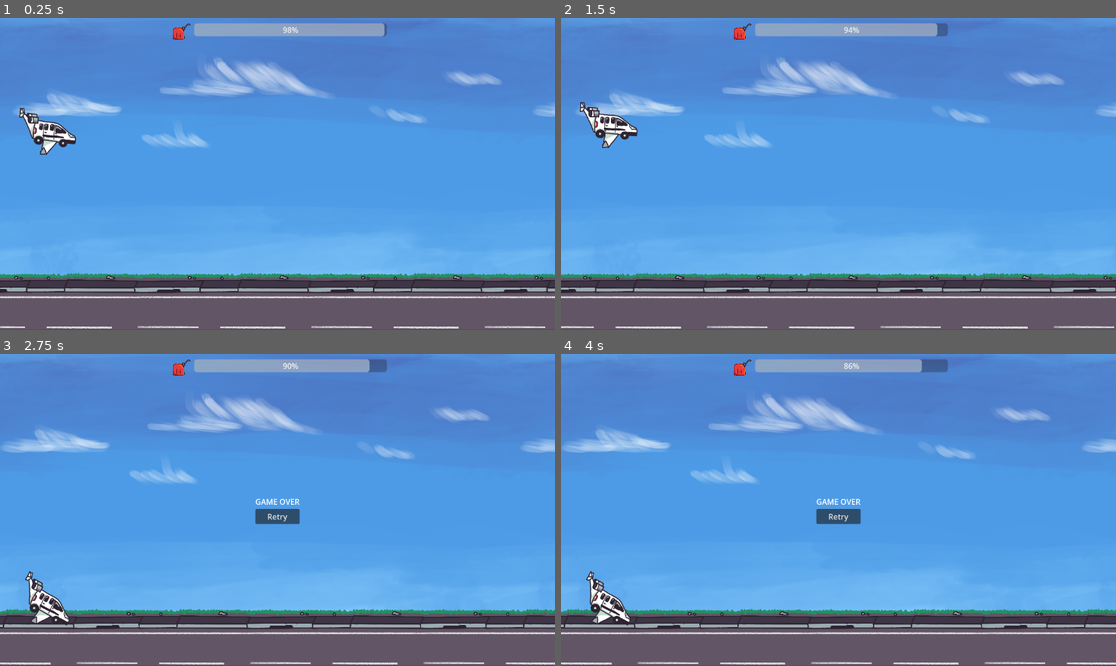
Above: before the commit, frames 1-4 (two rows, left to right).
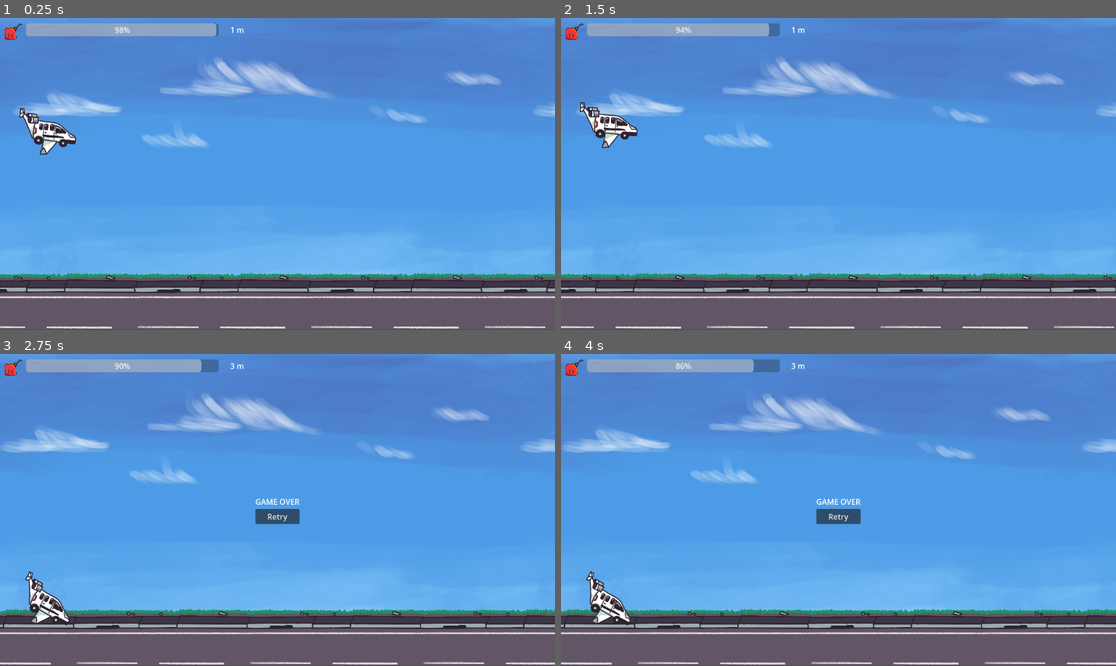
Above: after the commit, the same moments.

Repository: YannLeon/kerosene
Game: Godot game, scene res://scenes/main.tscn
Two runs of this game, one before a commit and one after it. Both use one fixed random seed, a clock stepped at 60 frames per second and the inputs below.
Inputs:
- Up to frame 1 (0.25 s): no input
- Up to frame 2 (1.5 s): tap Enter (ui_accept) at 0.5, 0.77 s; click "Retry" at 1.25 s
- Up to frame 3 (2.75 s): tap Enter (ui_accept) at 2.27 s
- Up to frame 4 (4 s): click "Retry" at 2.75 s

The runs differ from the first frame. In frame 1, 2.6% of the frame differs, in the area x 0-70%, y 1-7%; in frame 2, 2.6%; in frame 3, 2.7%; in frame 4, 2.7%.

Commit message:
add score meter

Diff:
--- a/scenes/main.gd
+++ b/scenes/main.gd
@@ -2,6 +2,7 @@
 
 @onready var fuel_bar: ProgressBar = $CanvasLayer/VBoxContainer/MarginContainer/HBoxContainer/FuelBar
 @onready var spawn_timer: Timer = $FuelSpawnTimer
+@onready var meter_score: Label = $CanvasLayer/VBoxContainer/MarginContainer/HBoxContainer/MarginContainer/MeterScore
 
 var speed: float = 200.0
 var player: Node2D
@@ -22,8 +23,12 @@
 	var movement = Vector2(speed * delta, 0)
 	player.position += movement
 	camera.position += movement
-	FuelStore.add_fuel(-5  *delta)
+	FuelStore.add_fuel(-5 * delta)
 	fuel_bar.value = FuelStore.fuelAmount
+
+	# Update the meter label
+	var meters:int = round(player.position.x/100)
+	meter_score.text = str(meters) + " m"
 
 func _on_death_zone_body_entered(body: Node2D) -> void:
 	if body == player:
@@ -42,7 +47,7 @@
 	var spawn_x = camera_pos.x + screen_size.x + randf_range(50, 200)
 
 	# Y can be anywhere within the vertical screen area
-	var spawn_y = camera_pos.y + randf_range(0, screen_size.y-(600*0.2))
+	var spawn_y = camera_pos.y + randf_range(5, screen_size.y-(600*0.2))
 
 
 
--- a/scenes/main.tscn
+++ b/scenes/main.tscn
@@ -74,7 +74,6 @@
 
 [node name="HBoxContainer" type="HBoxContainer" parent="CanvasLayer/VBoxContainer/MarginContainer"]
 layout_mode = 2
-alignment = 1
 
 [node name="TextureRect" type="TextureRect" parent="CanvasLayer/VBoxContainer/MarginContainer/HBoxContainer"]
 custom_minimum_size = Vector2(0, 50)
@@ -88,6 +87,14 @@
 size_flags_horizontal = 4
 size_flags_vertical = 4
 
+[node name="MarginContainer" type="MarginContainer" parent="CanvasLayer/VBoxContainer/MarginContainer/HBoxContainer"]
+layout_mode = 2
+theme_override_constants/margin_left = 20
+
+[node name="MeterScore" type="Label" parent="CanvasLayer/VBoxContainer/MarginContainer/HBoxContainer/MarginContainer"]
+layout_mode = 2
+text = "0 m"
+
 [node name="FuelSpawnTimer" type="Timer" parent="."]
 autostart = true
 
